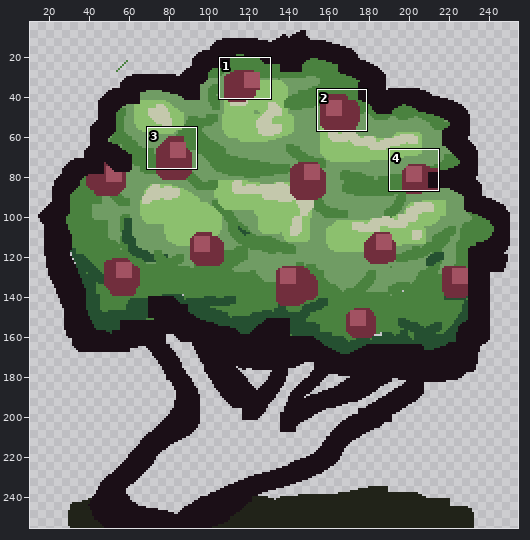
Two states of a pixel-art file, Aseprite/Trees.aseprite. The first picture is a wide view before the edit; the outline marks the close-up.
Close-up. Before the edit:
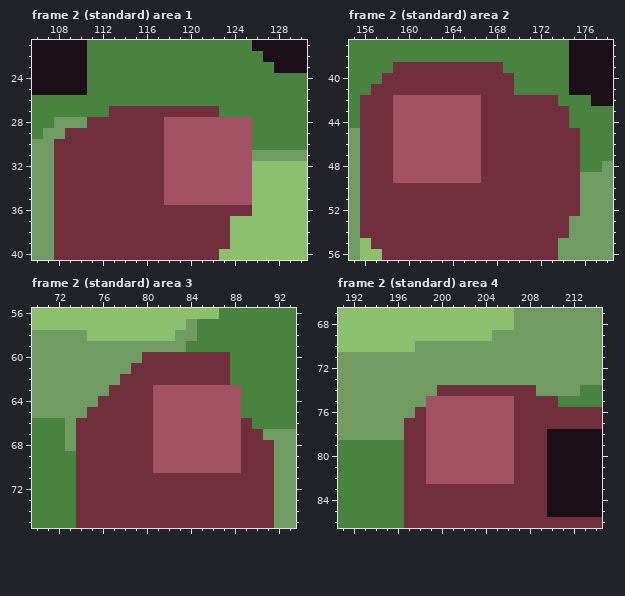
256x256 pixels, 5 frames. Shown: frame 2 (standard) area 1: x 106..130, y 21..40; frame 2 (standard) area 2: x 155..178, y 37..56; frame 2 (standard) area 3: x 70..93, y 56..75; frame 2 (standard) area 4: x 191..214, y 67..86. The wide view leaves out empty margins. The commit also changed other frames or places, which this record leaves out.
After:
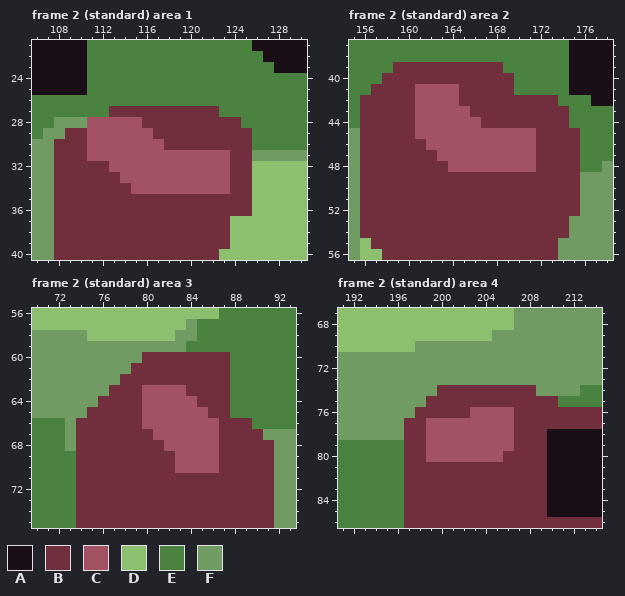
Palette (. is transparent): A #1b0f17  B #712e3d  C #a25262  D #8cc06e  E #4a823f  F #709c64
Commit message: Treenimations Trees with shitty animations but it will have to do
From old to new:
Changed rows in their new state; - is an unchanged pixel.
Frame 2 (standard) area 1, layer "FRUIT/fruithl":
first column x 111:
28 CCCCC--BBBBBBBE
29 CCCCCC-BBBBBBBB
30 CCCCCCCBBBBBBBB
31 CCCCCCC------BB
32 --CCCCC------BB
33 ---CCCC------BB
34 ----CCC------BB
35 -------BBBBBBBB
Frame 2 (standard) area 2, layer "FRUIT/fruithl":
first column x 159:
41 --CCCC-------
42 BB----BB-----
43 BB-----B-----
44 BB-----------
45 BB------CCCCC
46 BBB-----CCCCC
47 BBBB----CCCCC
48 BBBBB---CCCCC
49 BBBBBBBB-----
Frame 2 (standard) area 3, layer "FRUIT/fruithl":
first column x 80:
63 C---BBBBE
64 C----BBBE
65 C-----BBE
66 C------BB
67 -------BB
68 -B-----BB
69 -BB----BB
70 -BB----BB
Frame 2 (standard) area 4, layer "FRUIT/fruithl":
first column x 199:
75 BBBBBBBB
76 BBBB----
first column x 199:
80 -------B
81 BBBBBBBB
82 BBBBBBBB
